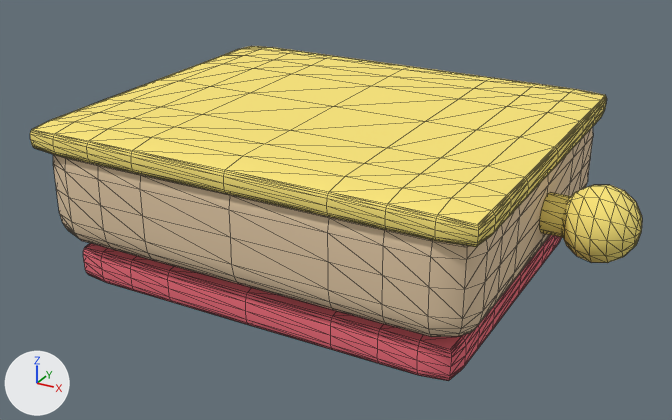
The OBJ model assets/meshes/StampOutRider.obj: old version first, new version second.
One viewpoint serves both versions: a 50 mm camera at (3.6, -6.51, 3.74) aimed at (0.06, -0.08, 0.53). Lighting does not change. The marker at lower left points along +X, +Y and +Z. The picture after the commit comes second. Mesh edges are drawn as thin lines. Where no turn or scale is listed for an object, it has been applied to the vertices.

The older version as bpy lines, for what is in view:
```python
me_band = bpy.data.meshes.new('Band')
me_band.from_pydata(...)  # 610 vertices, 1200 faces; spans x -2.57..2.57, y -1.6..1.6, z 0.55..1.42
me_band.materials.append(mat_band)  # yellow #fde87a
me_block = bpy.data.meshes.new('Block')
me_block.from_pydata(...)  # 386 vertices, 768 faces; spans x -1.85..1.85, y -1.55..1.55, z 0.36..1.36
me_block.materials.append(mat_block)  # beige #e3caa7
me_rubber = bpy.data.meshes.new('Rubber')
me_rubber.from_pydata(...)  # 386 vertices, 768 faces; spans x -1.7..1.7, y -1.4..1.4, z 0.0..0.36
me_rubber.materials.append(mat_rubber)  # red #f26e7d
ob_band = bpy.data.objects.new('Band', me_band)
ob_band.location = (0.0, 0.0, 0.0)
ob_block = bpy.data.objects.new('Block', me_block)
ob_block.location = (0.0, 0.0, 0.0)
ob_rubber = bpy.data.objects.new('Rubber', me_rubber)
ob_rubber.location = (0.0, 0.0, 0.0)
```
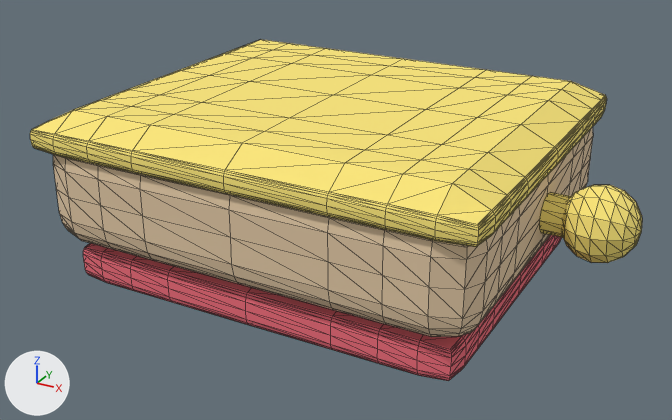
Boxes [x1, y1, x2, y2] around the edits, measured in the pictures (672 x 420 px; the box of a moved part takes in the faces that stretch with it):
'Band', reshaped
    before: [30, 46, 642, 263]
    after: [30, 40, 642, 263]
part 1 of me_band, moved or reshaped
    before: [32, 47, 605, 215]
    after: [32, 40, 605, 215]
part 2 of me_band, shading changed
    both: [31, 46, 633, 263]

The change, as a list of edits to the scene's bpy script:
```text
Change me_band:
    used by ob_band; location = (0.0, 0.0, 0.0)
    remove me_band.from_pydata(...)  # 610 vertices, 1200 faces; spans x -2.57..2.57, y -1.6..1.6, z 0.55..1.42
    add me_band.from_pydata(...)  # 610 vertices, 1200 faces; spans x -2.57..2.57, y -1.6..1.6, z 0.55..1.52
    me_band part 1: all 49 vertices in x -1.6..1.6, y -1.35..1.35, z 1.42 are moved by (0.0, 0.0, 0.1)
    me_band part 2: all faces are now shaded flat (1200 of 1200 changed)
```
